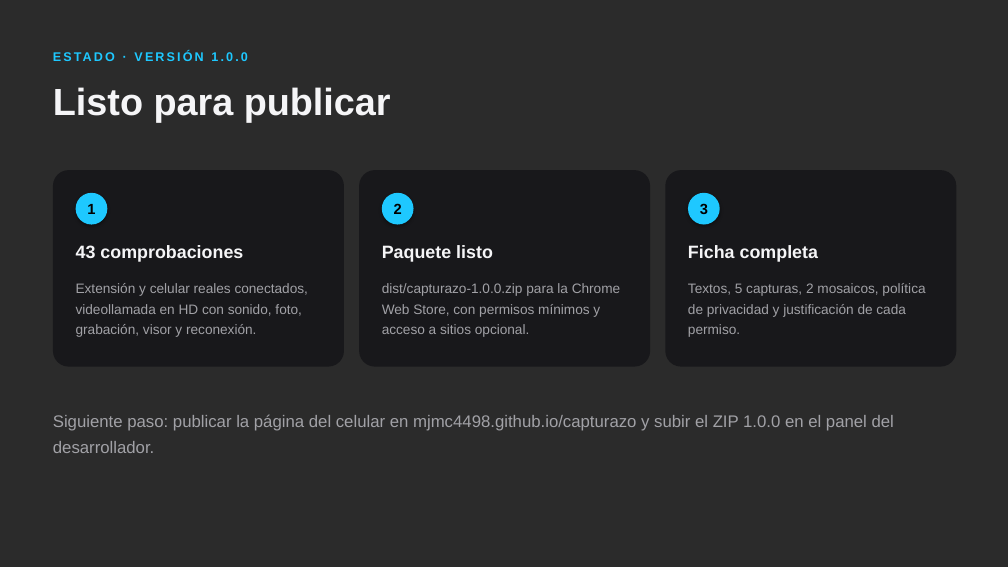
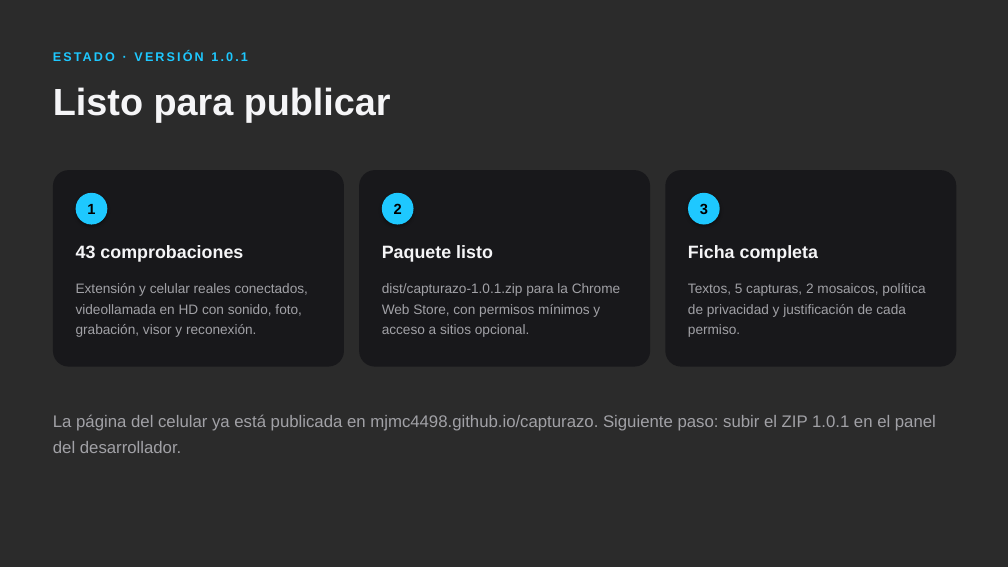
Before and after one commit to mjmc4498/capturazo, a slide deck: slide 13 of presentacion/capturazo.pptx. Drawn at 1008x567 pixels with LibreOffice and Linux fonts; fonts in the diff are those of the drawing; background and template pictures are left out; a plain dark background stands for a picture behind light text. Boxes give left, top, right and bottom in pixels: in the first picture for what was removed or moved away, otherwise in the second. Text is boxed around its words. In the diff, an @@ line names an element or a change of style, - is before the commit and + after.

```diff
--- a/presentacion/capturazo.pptx
+++ b/presentacion/capturazo.pptx
@@ text at bbox=[211, 51, 248, 64]: text changed @@
-ESTADO · VERSIÓN 1.0.0
+ESTADO · VERSIÓN 1.0.1
@@ text at bbox=[382, 283, 620, 337]: text changed @@
-dist/capturazo-1.0.0.zip para la Chrome Web Store, con permisos mínimos y acceso a sitios opcional.
+dist/capturazo-1.0.1.zip para la Chrome Web Store, con permisos mínimos y acceso a sitios opcional.
@@ text at bbox=[53, 414, 936, 453]: text changed @@
-Siguiente paso: publicar la página del celular en mjmc4498.github.io/capturazo y subir el ZIP 1.0.0 en el panel del desarrollador.
+La página del celular ya está publicada en mjmc4498.github.io/capturazo. Siguiente paso: subir el ZIP 1.0.1 en el panel del desarrollador.
```
Also in this commit, not shown: 1 other slide changed, 13 other files.
